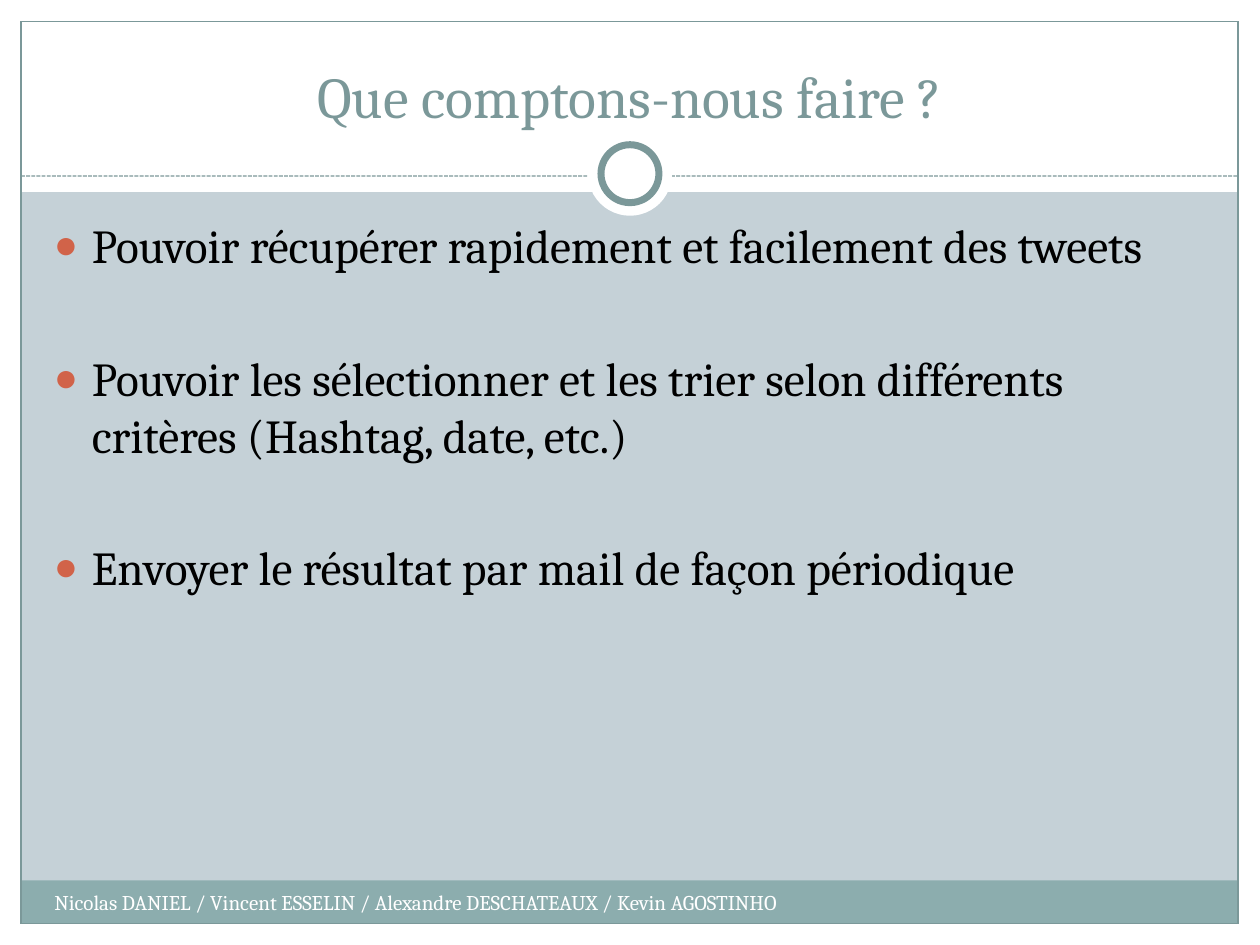
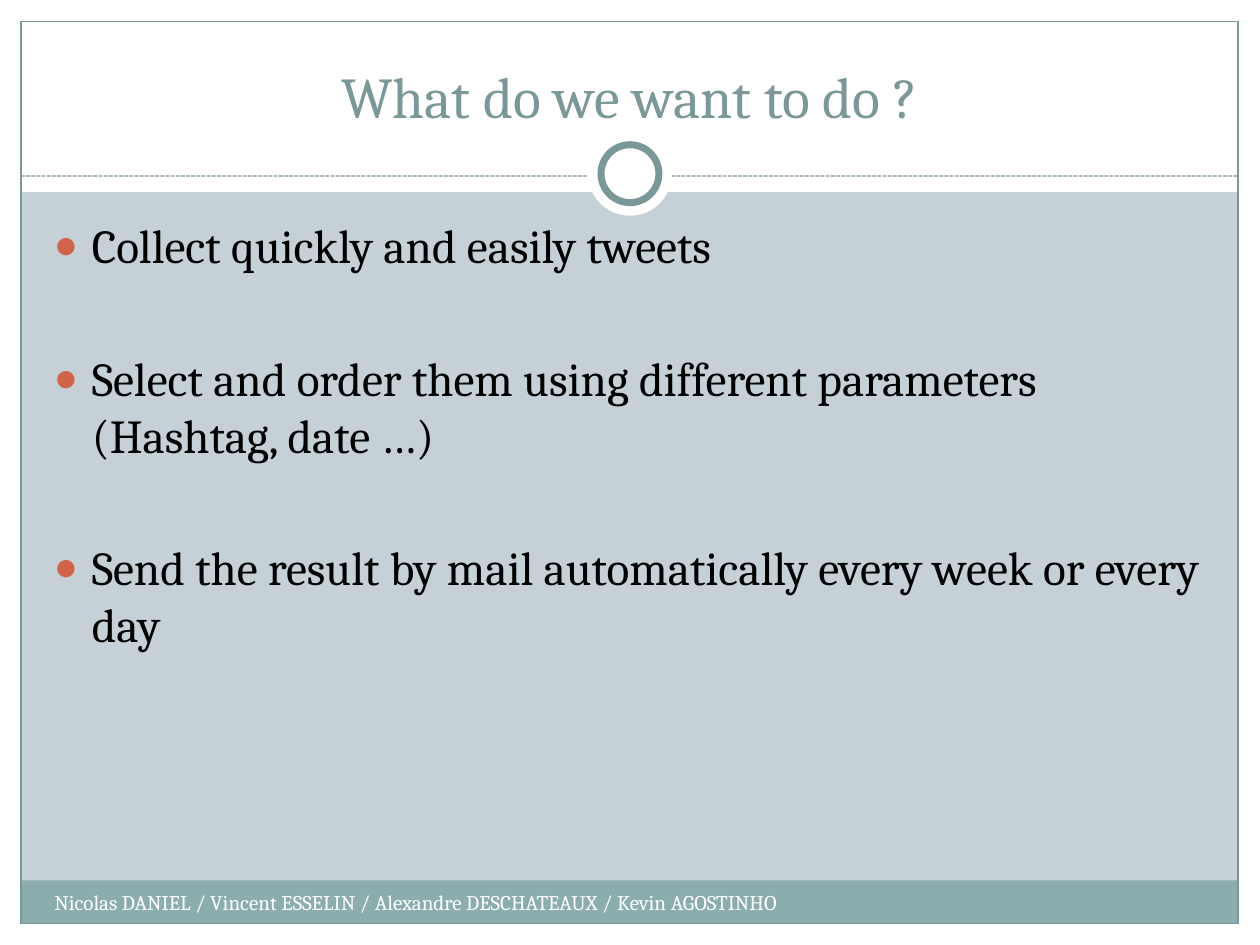
Before and after one commit to kiago/isepse2014, a slide deck: slide 2 of esselin.vincent/PPT Projet 2.pptx. Drawn at 1260x945 pixels with LibreOffice and Linux fonts; fonts in the diff are those of the drawing. Boxes give left, top, right and bottom in pixels: in the first picture for what was removed or moved away, otherwise in the second. Text is boxed around its words. In the diff, an @@ line names an element or a change of style, - is before the commit and + after.

```diff
--- a/esselin.vincent/PPT Projet 2.pptx
+++ b/esselin.vincent/PPT Projet 2.pptx
@@ title at <box>341,78,881,119</box>: text changed @@
-Que comptons-nous faire ?
+What do we want to do ?
@@ text at <box>92,230,1199,652</box>: text changed @@
-● Pouvoir récupérer rapidement et facilement des tweets
-● Pouvoir les sélectionner et les trier selon différents critères (Hashtag, date, etc.)
-● Envoyer le résultat par mail de façon périodique
+● Collect quickly and easily tweets
+● Select and order them using different parameters (Hashtag, date …)
+● Send the result by mail automatically every week or every day
```
Also in this commit, not shown: 3 other slides changed.
